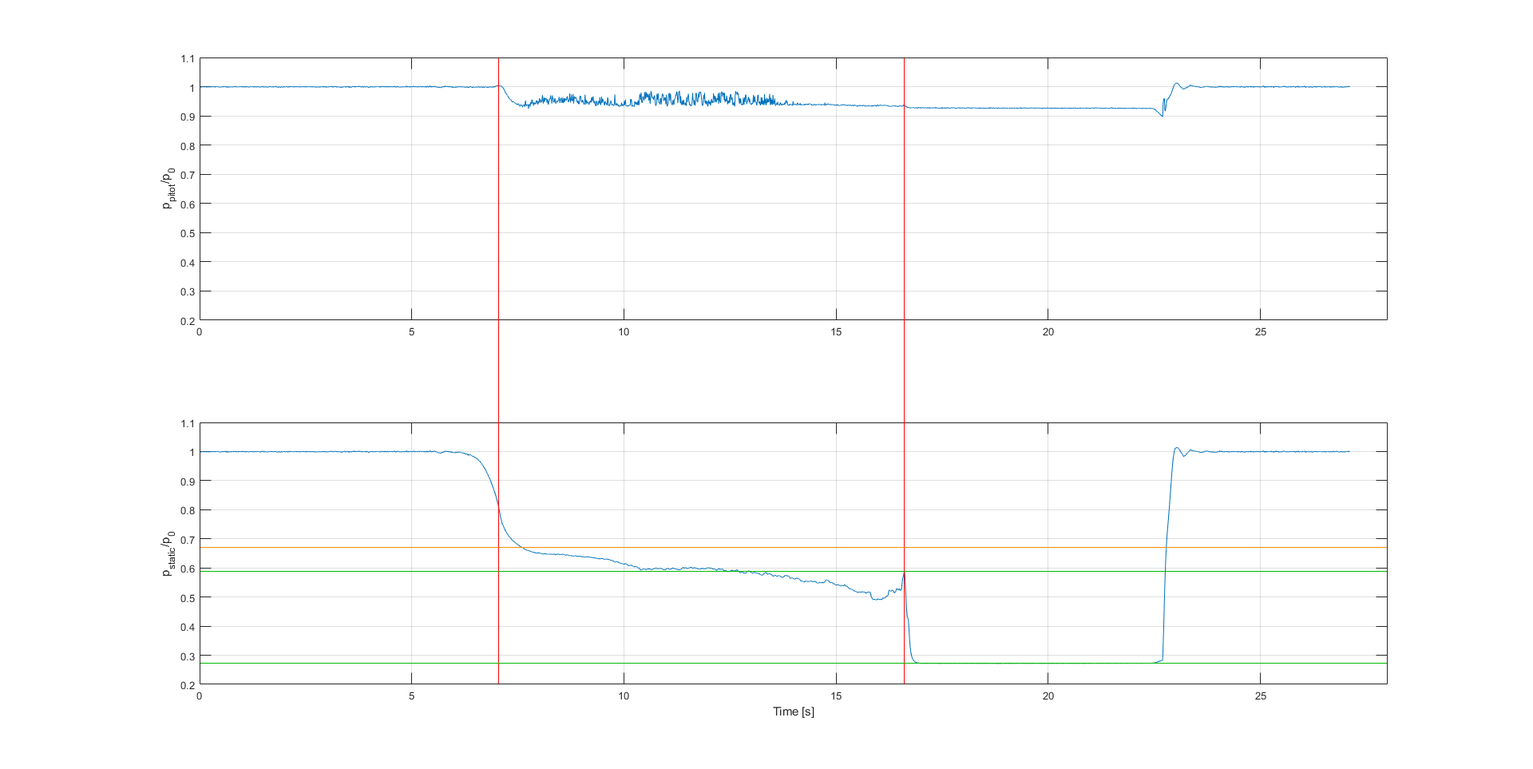
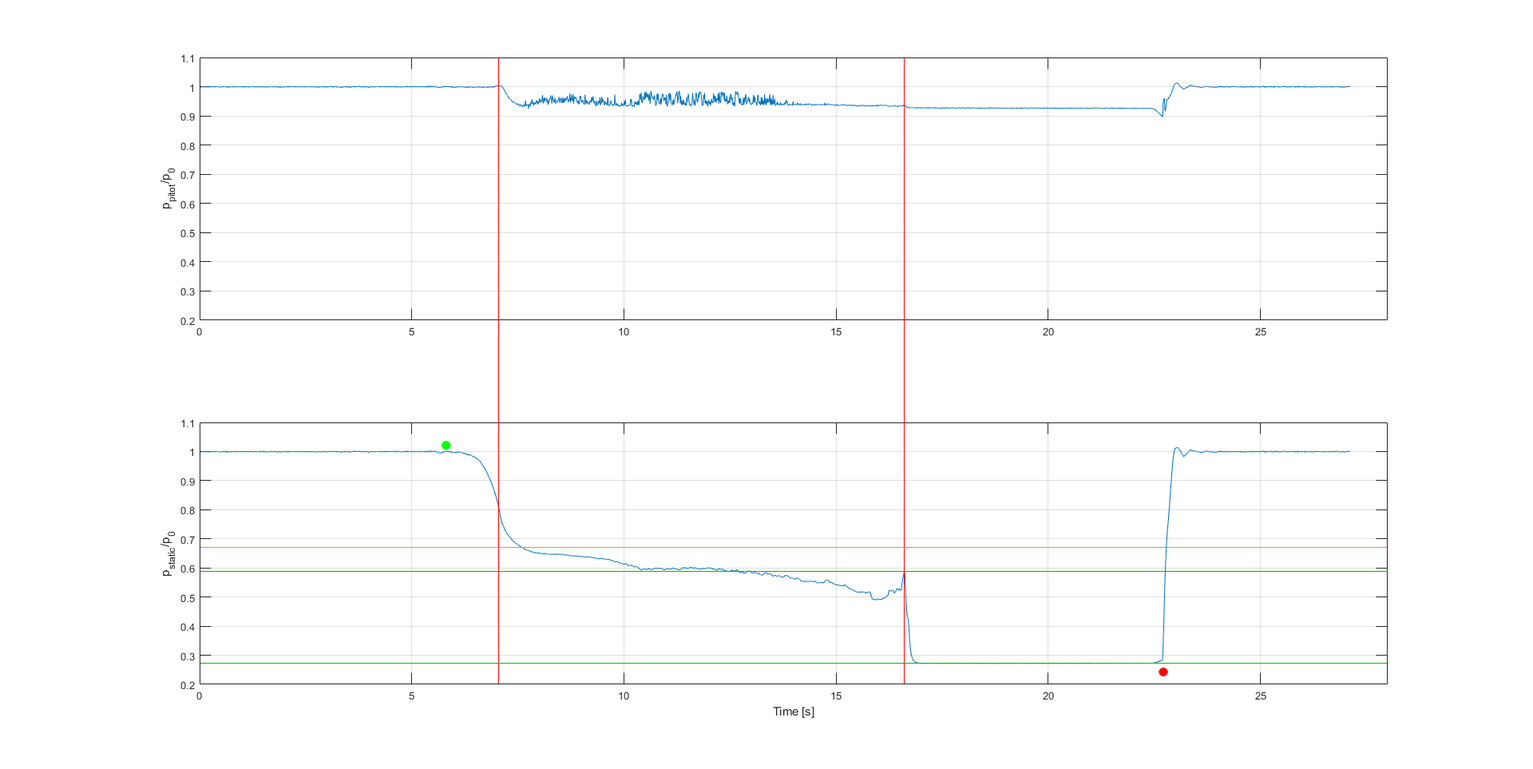
Revision of a layered 1533px x 769px image; what changed, layer by layer:
painted on "tunnel_pressures.png" over [441, 440, 1169, 677]
